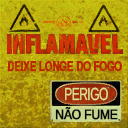
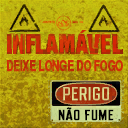
The second (128, 128) image is a revision of the first. Changes to its layers:
added group "placa" with 19 layers above "dev_signflammable01a" over [7, 30, 123, 121]
renamed "Camada 8" to "sujeira", moved it into group "placa" over [8, 60, 116, 72]
added layer "Camada 8" in group "placa" over [8, 60, 120, 89]
moved "DEIXE LONGE DO FOGO" into group "placa", painted on it over [7, 60, 123, 72]
added layer "Camada 10" in group "placa" over [54, 69, 123, 121]
added layer "perigo" in group "placa" over [63, 87, 109, 101]
moved "não fume" into group "placa", painted on it over [55, 106, 118, 121]
removed layer "PERIGO" over [65, 87, 108, 101]
moved "Inflámavel" into group "placa" over [80, 30, 87, 33]
renamed "V" to "´", moved it above "Camada 4 cópia", painted on it over [80, 30, 87, 33]
added layer "Camada 9" in group "placa" over [55, 81, 120, 106]
moved "dev_signflammable01a" (1st of 2, in "placa") into group "placa" over [7, 30, 123, 121]
